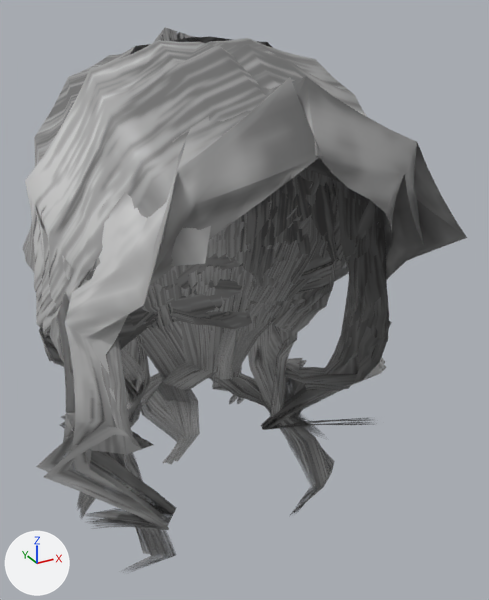
One commit to the glTF model public/models/daz_hair_ballerina_bun.glb: the scene before it, then after it.
Before and after are seen from a 50 mm camera at (-0.131, -0.28, 0.145) aimed at (0.019, -0.006, 0.009). The lights are fixed; the arrows at lower left show +X, +Y and +Z. The older version comes first. Vertices at exactly the same position are counted once.

Names of what the first picture shows: 'daz_hair_ballerina_bun'.
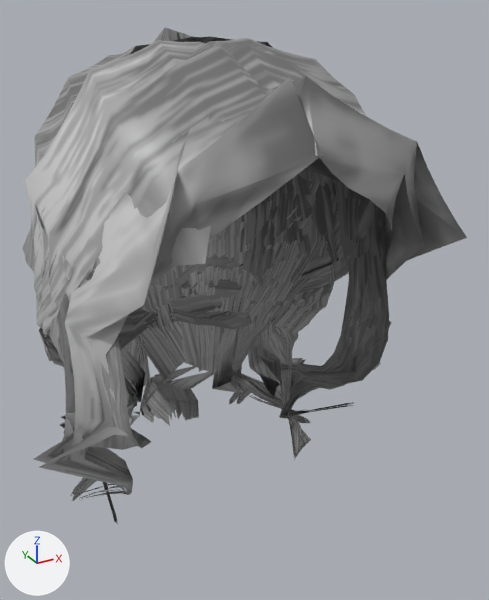
Where the change shows, as pixel boxes [x1, y1, x2, y2] in the pictures (489 x 600 px; the box of a moved part takes in the faces that stretch with it):
'daz_hair_ballerina_bun', reshaped (9% shorter): before [22, 27, 467, 572]; after [22, 27, 467, 523]
part 1 of me_daz_hair_ballerina_bun, moved or reshaped: before [36, 326, 386, 572]; after [34, 326, 381, 523]
part 2 of me_daz_hair_ballerina_bun, edited (looks the same): [22, 27, 467, 467] in both

Edits to the bpy script that builds the scene:
```text
Add mat_daz_hair_ballerina_bun_mat_1:
    mat_daz_hair_ballerina_bun_mat_1 = bpy.data.materials.new('daz_hair_ballerina_bun_mat')
    # uses the picture img_daz_hair_ballerina_bun_tex
Change me_daz_hair_ballerina_bun:
    used by ob_daz_hair_ballerina_bun; location = (0.0, 0.0, 0.0)
    remove me_daz_hair_ballerina_bun.from_pydata(...)  # 6320 vertices, 10995 faces; spans x -0.094..0.102, y -0.099..0.094, z -0.136..0.136
    add me_daz_hair_ballerina_bun.from_pydata(...)  # 6050 vertices, 10256 faces; spans x -0.094..0.102, y -0.099..0.094, z -0.111..0.136
    me_daz_hair_ballerina_bun part 1: 817 vertices moved from x -0.094..0.095, y -0.05..0.02, z -0.105..-0.027 to x -0.094..0.095, y -0.049..0.02, z -0.105..-0.027; 537 vertices removed from x -0.076..0.102, y -0.046..0.08, z -0.136..-0.027; 267 vertices added at x -0.076..0.102, y -0.041..0.02, z -0.108..-0.027
    me_daz_hair_ballerina_bun part 2: 9666 faces spanning x -0.094..0.095, y -0.099..0.094, z -0.111..0.136 switch from mat_daz_hair_ballerina_bun_mat (picture img_daz_hair_ballerina_bun_tex) to mat_daz_hair_ballerina_bun_mat_1
```
